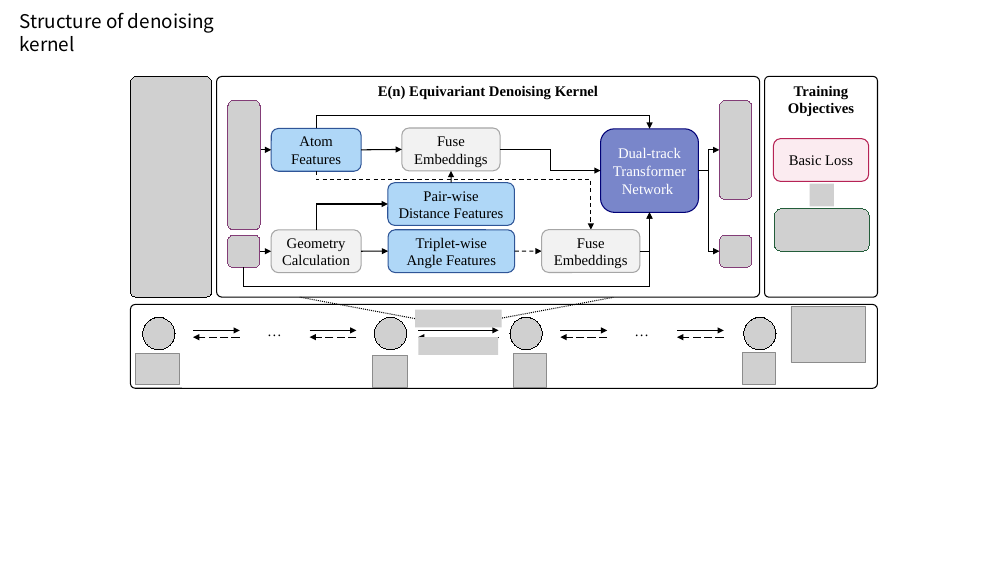
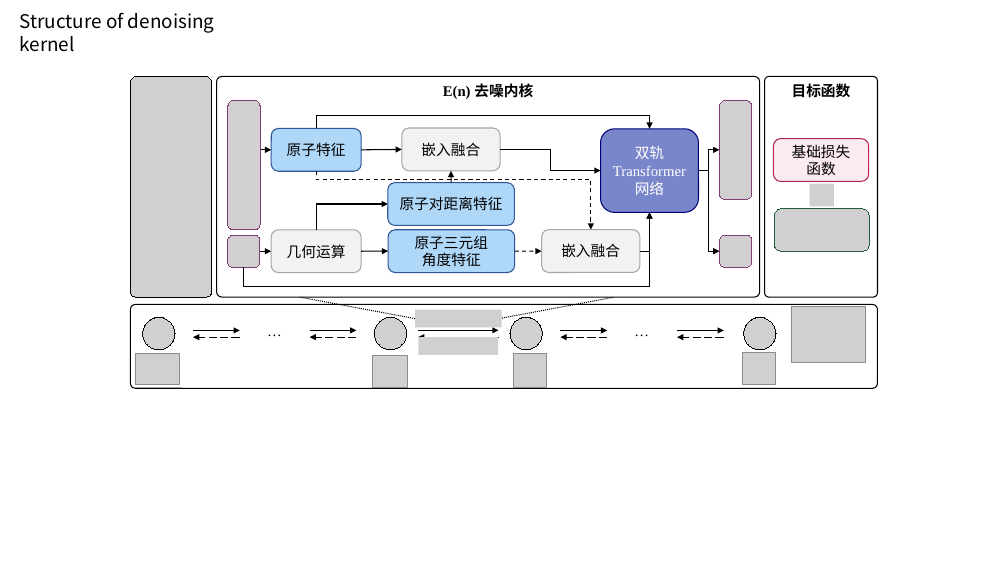
Before and after one commit to LEOXC1571/graduation_project, a slide deck: slide 1 of paper/src_new/figures/figures.pptx. Drawn at 1008x567 pixels with LibreOffice and Linux fonts; fonts in the diff are those of the drawing; grey boxes stand for pictures. Boxes give left, top, right and bottom in pixels: in the first picture for what was removed or moved away, otherwise in the second. Text is boxed around its words. In the diff, an @@ line names an element or a change of style, - is before the commit and + after.

```diff
--- a/paper/src_new/figures/figures.pptx
+++ b/paper/src_new/figures/figures.pptx
@@ text in rounded rectangle at box(443, 83, 533, 99): text changed @@
-E(n) Equivariant Denoising Kernel
+E(n) 去噪内核
@@ text in rounded rectangle at box(792, 83, 851, 98): text changed; font Times New Roman to Noto Sans CJK SC @@
-Training Objectives
+目标函数
@@ text in rounded rectangle at box(287, 142, 346, 156): text changed @@
-Atom Features
+原子特征
@@ text in rounded rectangle at box(421, 142, 480, 156): text changed @@
-Fuse Embeddings
+嵌入融合
@@ text in rounded rectangle at box(613, 146, 686, 195): text changed @@
-Dual-track Transformer Network
+双轨 Transformer 网络
@@ text in rounded rectangle at box(792, 144, 851, 175): text changed; font Times New Roman to Noto Sans CJK SC @@
-Basic Loss
+基础损失
+函数
@@ text in rounded rectangle at box(400, 196, 503, 210): text changed @@
-Pair-wise Distance Features
+原子对距离特征
@@ text in rounded rectangle at box(415, 236, 489, 266): text changed @@
-Triplet-wise Angle Features
+原子三元组
+角度特征
@@ text in rounded rectangle at box(287, 244, 346, 258): text changed @@
-Geometry Calculation
+几何运算
@@ text in rounded rectangle at box(561, 243, 620, 257): text changed @@
-Fuse Embeddings
+嵌入融合
```
Also in this commit, not shown: 2 other slides changed, 6 slides added, 1 slide removed, 13 other files.
